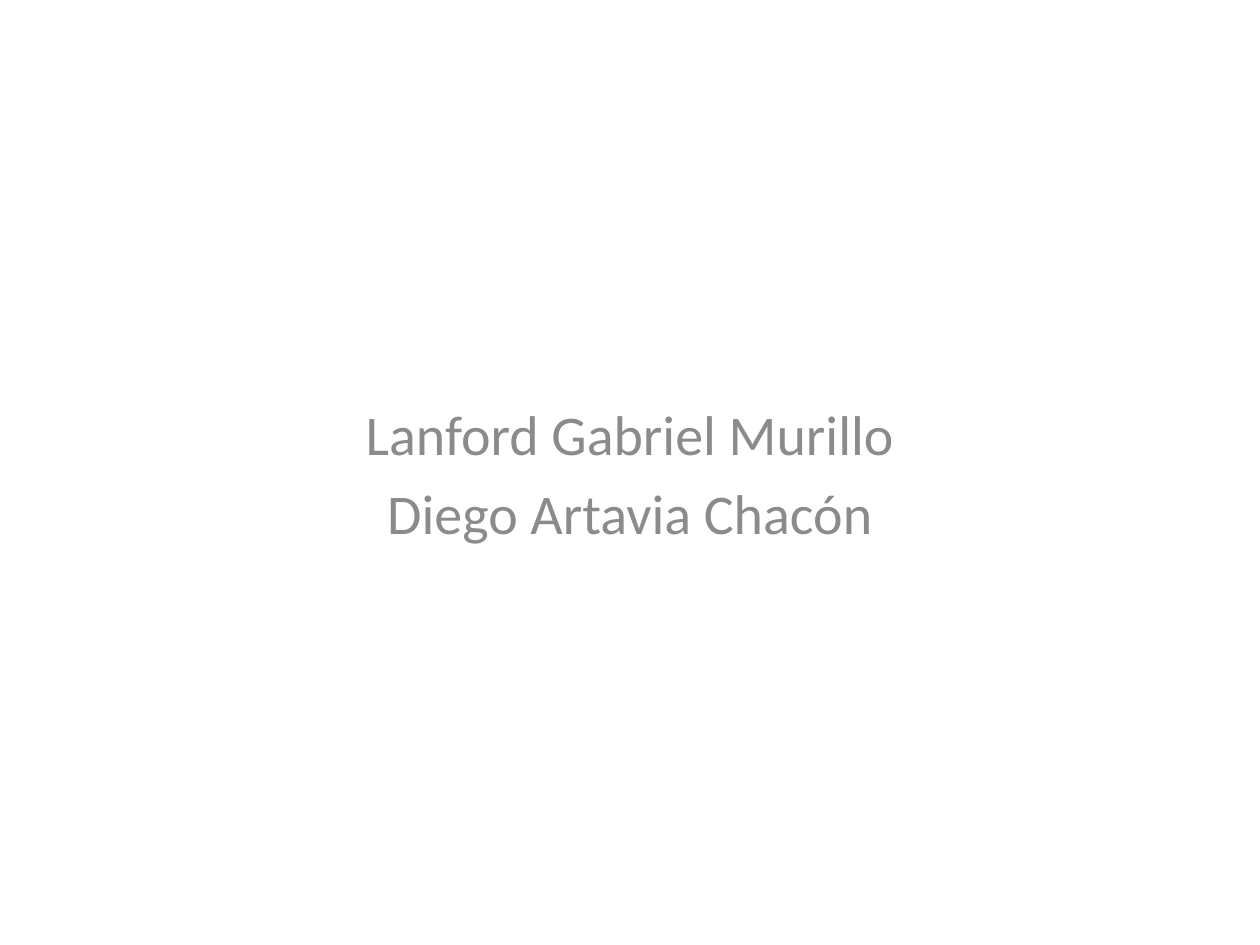
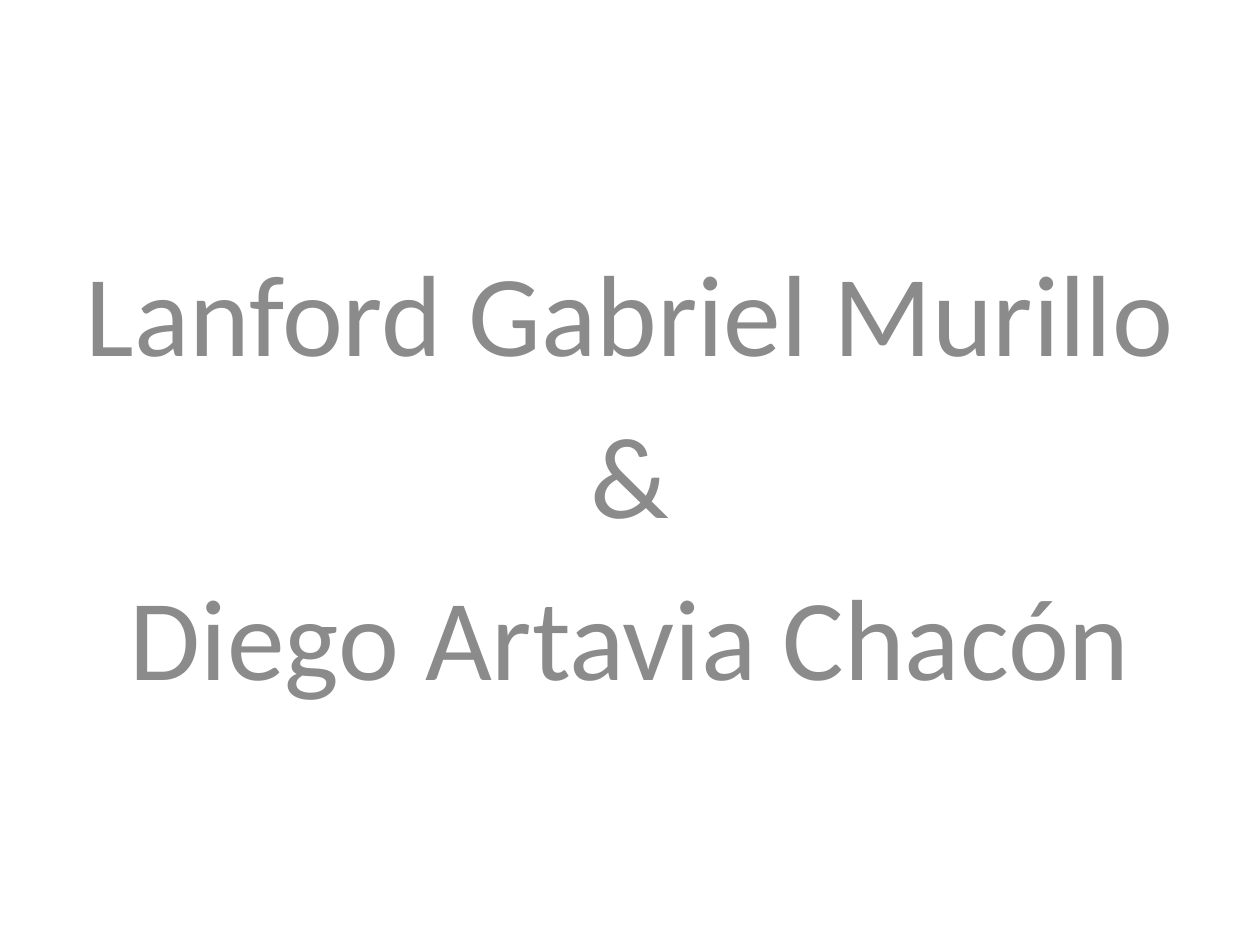
Before and after one commit to holtlanf999/designing-interfaces, a slide deck: slide 1 of UI to User.pptx. Drawn at 1260x945 pixels with LibreOffice and Linux fonts; fonts in the diff are those of the drawing. Boxes give left, top, right and bottom in pixels: in the first picture for what was removed or moved away, otherwise in the second. Text is boxed around its words. In the diff, an @@ line names an element or a change of style, - is before the commit and + after.

```diff
--- a/UI to User.pptx
+++ b/UI to User.pptx
@@ subtitle at bbox=[86, 276, 1174, 700]: paragraph added @@
+&
@@ subtitle at bbox=[86, 276, 1174, 700]: size 32 to 66 pt; more space between paragraphs @@
```
Also in this commit, not shown: 9 other slides changed, 11 slides added, 7 slides removed.
